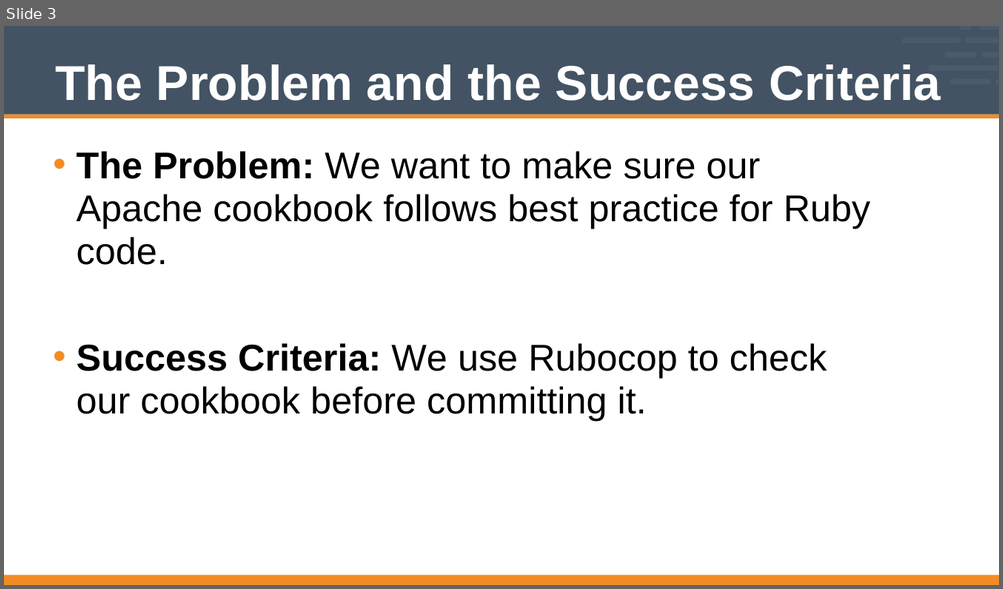
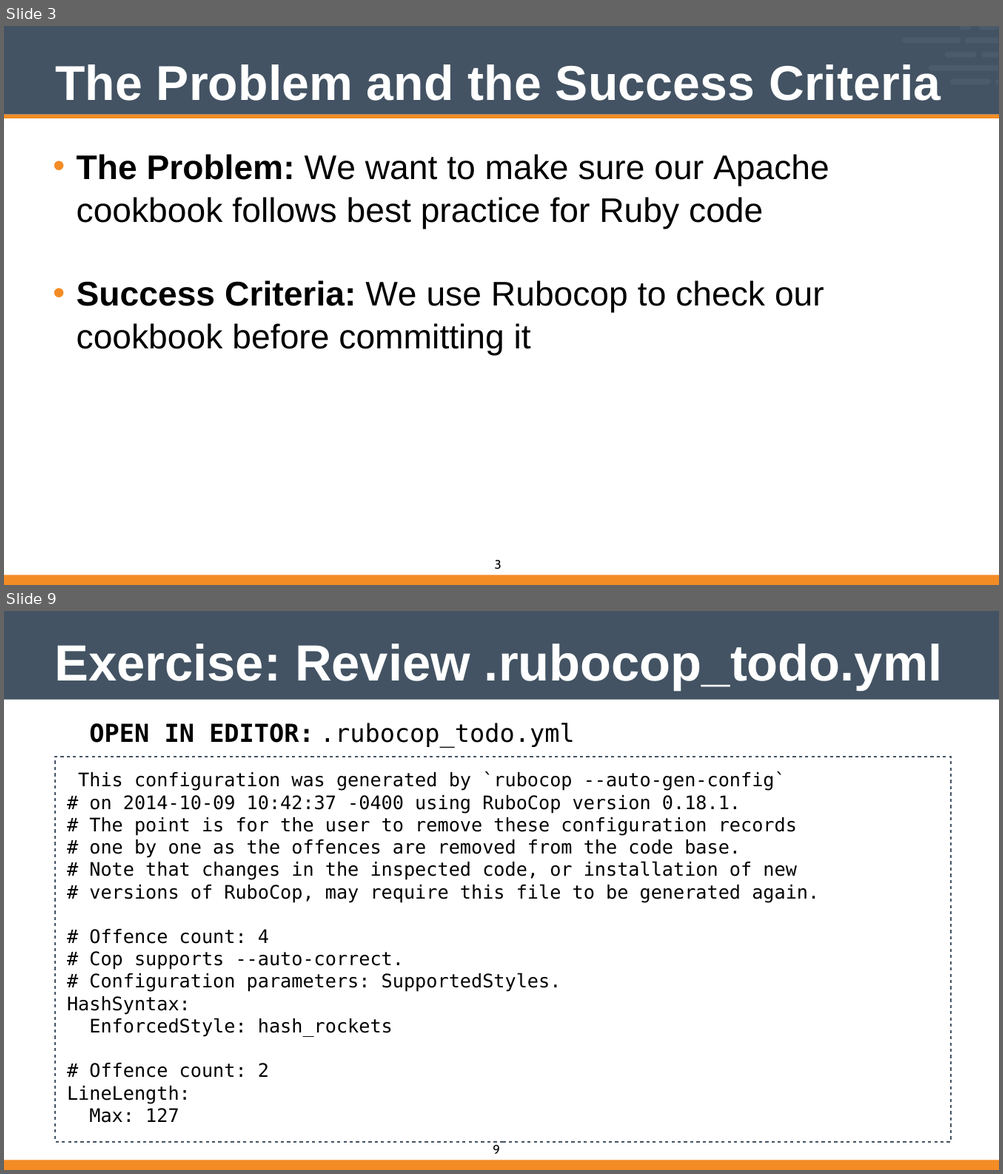
Before and after one commit to vinyar/chef-intermediate, a slide deck: Modules/11-Chef_Intermediate.pptx. Shown one above the other, each under a label of ours: slide 3 before the commit, slides 3 and 9 after it; the slides between them are not shown. The pictures are 1003x589 and 1003x1174 pixels, drawn with LibreOffice and Linux fonts; fonts in the diff are those of the drawing; background and template pictures are left out. Boxes give left, top, right and bottom in pixels: in the first picture for what was removed or moved away, otherwise in the second. Text is boxed around its words. In the diff, an @@ line names an element or a change of style, - is before the commit and + after.

```diff
--- a/Modules/11-Chef_Intermediate.pptx
+++ b/Modules/11-Chef_Intermediate.pptx
@@ slide 9 added at <box>4,611,999,1170</box>, background #FFFFFF; not listed: 1 template element that a slide beside it also shows @@
@@ title added at <box>54,644,942,690</box>, 65.5 pt, text #FFFFFF, bold @@
+Exercise: Review .rubocop_todo.yml
@@ text added at <box>89,723,314,743</box>, 32 pt, text #000000, bold @@
+OPEN IN EDITOR:
@@ text added at <box>320,723,575,747</box>, 32 pt, text #000000 @@
+.rubocop_todo.yml
@@ rectangle added at <box>56,757,950,1142</box>, fill #FFFFFF, outline #435363 2 pt, 24 pt, text #000000 @@
+This configuration was generated by `rubocop --auto-gen-config`
+# on 2014-10-09 10:42:37 -0400 using RuboCop version 0.18.1.
+# The point is for the user to remove these configuration records
+# one by one as the offences are removed from the code base.
+# Note that changes in the inspected code, or installation of new
+# versions of RuboCop, may require this file to be generated again.
+# Offence count: 4
+# Cop supports --auto-correct.
+# Configuration parameters: SupportedStyles.
+HashSyntax:
+EnforcedStyle: hash_rockets
+# Offence count: 2
+LineLength:
+Max: 127
@@ freeform shape added at <box>4,1160,999,1170</box>, fill #F38C24 @@
@@ page number added at <box>492,1145,500,1154</box>, 16 pt, text #000000 @@
+9
@@ slide 3 changed as well @@
@@ text at <box>77,154,829,356</box>: text changed; size 48 to 44 pt @@
-• The Problem: We want to make sure our Apache cookbook follows best practice for Ruby code.
-• Success Criteria: We use Rubocop to check our cookbook before committing it.
+• The Problem: We want to make sure our Apache cookbook follows best practice for Ruby code
+• Success Criteria: We use Rubocop to check our cookbook before committing it
@@ page number added at <box>495,560,501,570</box>, 16 pt, text #000000 @@
+3
```
Also in this commit, not shown: 1 other slide changed, 19 other slides added, 10 slides removed.
